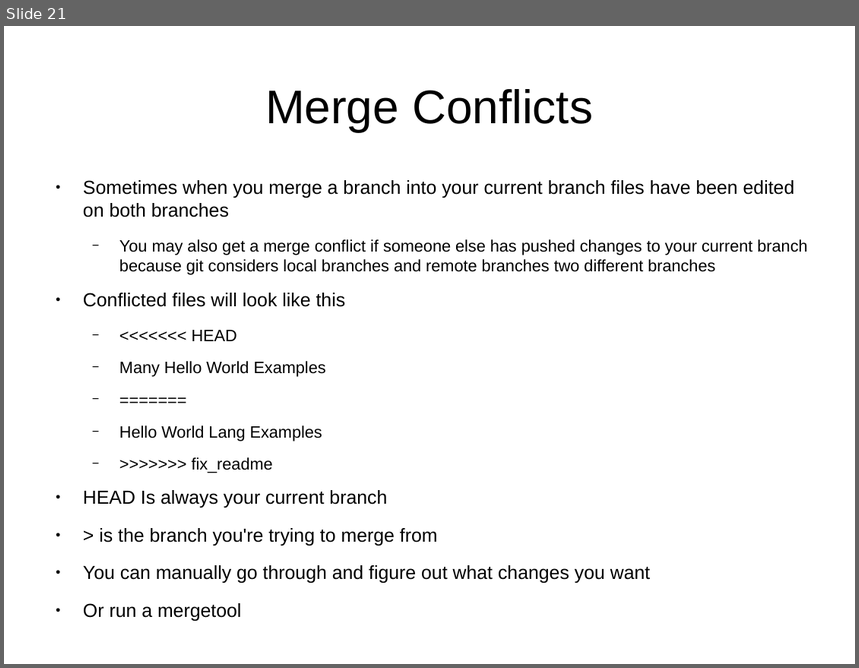
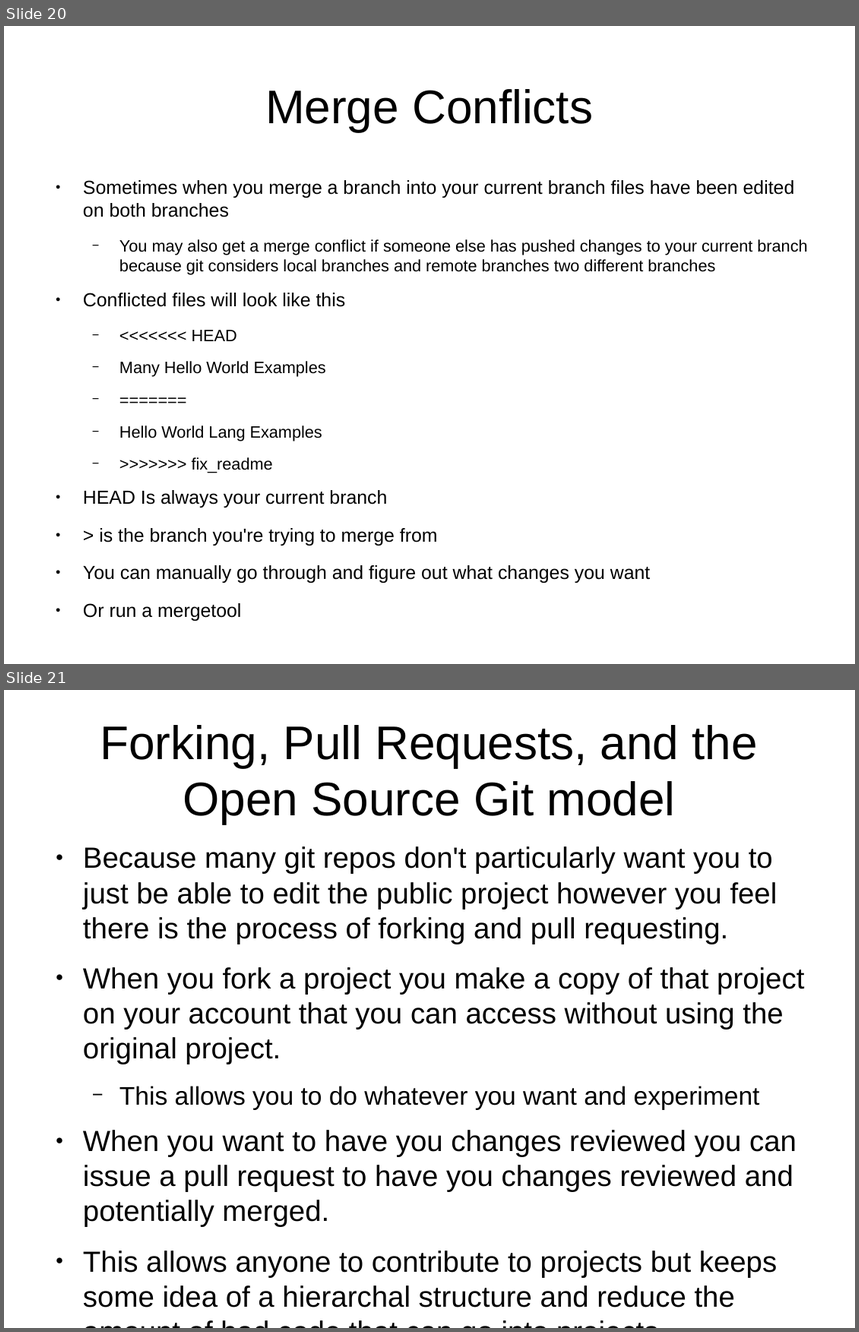
Before and after one commit to UMKCRobotics/Chris-Git-Presentation, a slide deck: presentation.odp. Shown one above the other, each under a label of ours: slide 21 before the commit, slides 20 and 21 after it. The pictures are 859x668 and 859x1332 pixels, drawn with LibreOffice and Linux fonts; fonts in the diff are those of the drawing. Boxes give left, top, right and bottom in pixels: in the first picture for what was removed or moved away, otherwise in the second. Text is boxed around its words. In the diff, an @@ line names an element or a change of style, - is before the commit and + after.

```diff
--- a/presentation.odp
+++ b/presentation.odp
@@ slide 21 added at (x1=4, y1=690, x2=855, y2=1328), background #FFFFFF @@
@@ title added at (x1=100, y1=725, x2=758, y2=825), 44 pt, text #000000 @@
+Forking, Pull Requests, and the Open Source Git model
@@ text added at (x1=83, y1=847, x2=804, y2=1308), 27.2 pt, text #000000 @@
+● Because many git repos don't particularly want you to just be able to edit the public project however you feel there is the process of forking and pull requesting.
+● When you fork a project you make a copy of that project on your account that you can access without using the original project.
+  − This allows you to do whatever you want and experiment
+● When you want to have you changes reviewed you can issue a pull request to have you changes reviewed and potentially merged.
+● This allows anyone to contribute to projects but keeps some idea of a hierarchal structure and reduce the amount of bad code that can go into projects.
@@ what was slide 21 is now slide 20 @@
```
Also in this commit, not shown: 1 slide changed, 2 other slides added, 10 slides removed, 2 other files.
